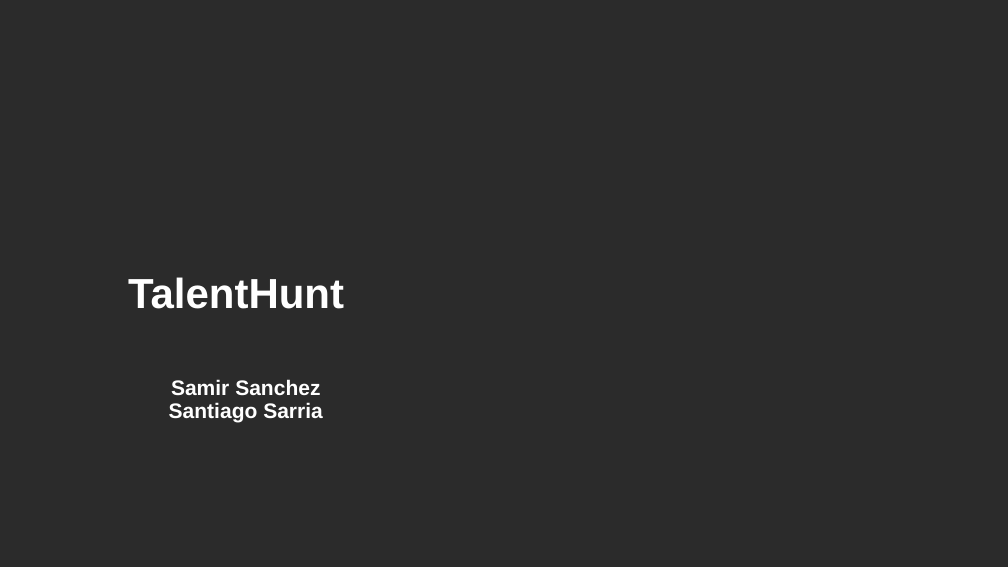
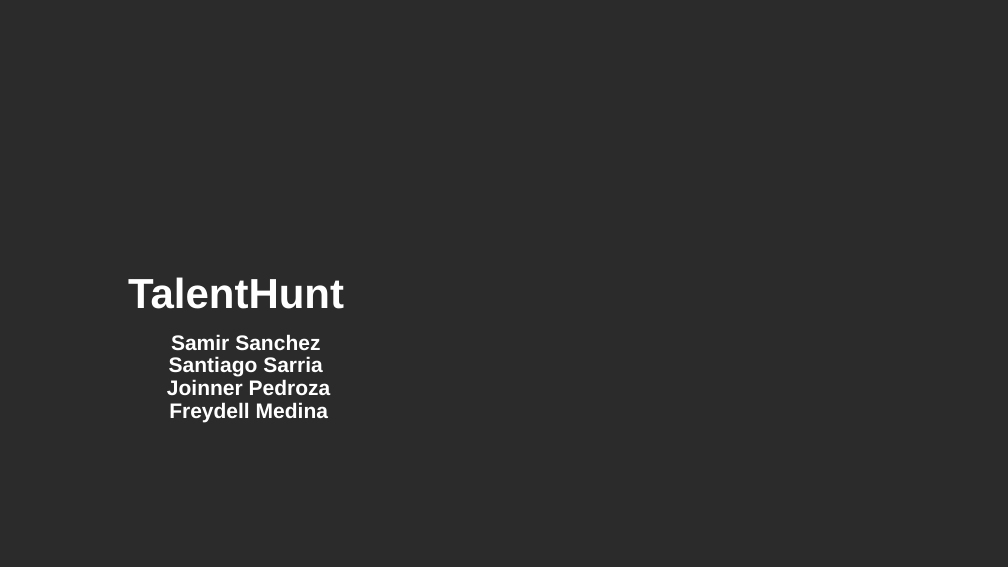
Before and after one commit to santiago-sarria23/talentHunter, a slide deck: slide 1 of Proyecto de Aula 2025.pptx. Drawn at 1008x567 pixels with LibreOffice and Linux fonts; fonts in the diff are those of the drawing; background and template pictures are left out; a plain dark background stands for a picture behind light text. Boxes give left, top, right and bottom in pixels: in the first picture for what was removed or moved away, otherwise in the second. Text is boxed around its words. In the diff, an @@ line names an element or a change of style, - is before the commit and + after.

```diff
--- a/Proyecto de Aula 2025.pptx
+++ b/Proyecto de Aula 2025.pptx
@@ text at <box>167,379,331,422</box>: paragraphs added @@
+Joinner Pedroza
+Freydell Medina
```
Also in this commit, not shown: 5 slides added, 4 slides removed, 14 other files.
